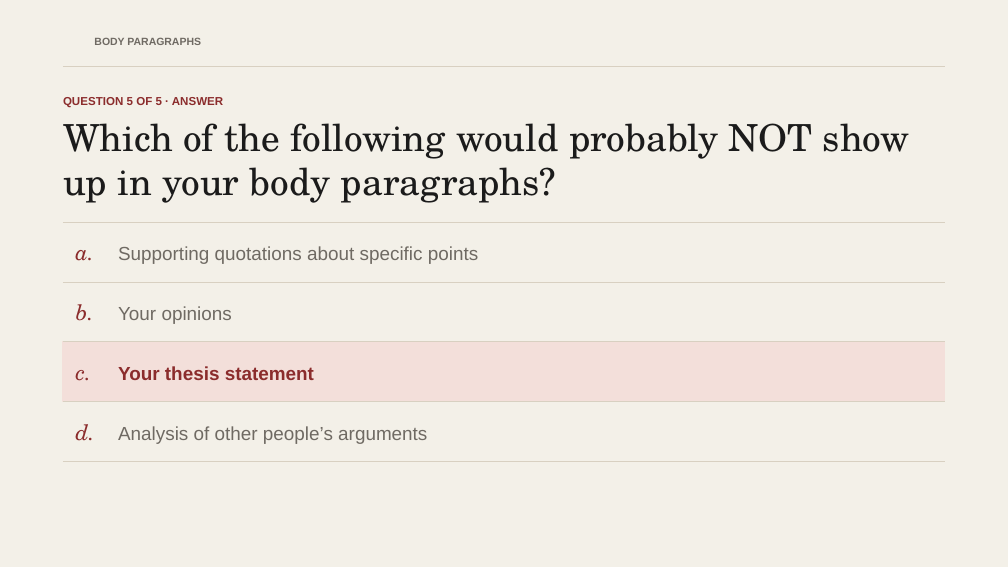
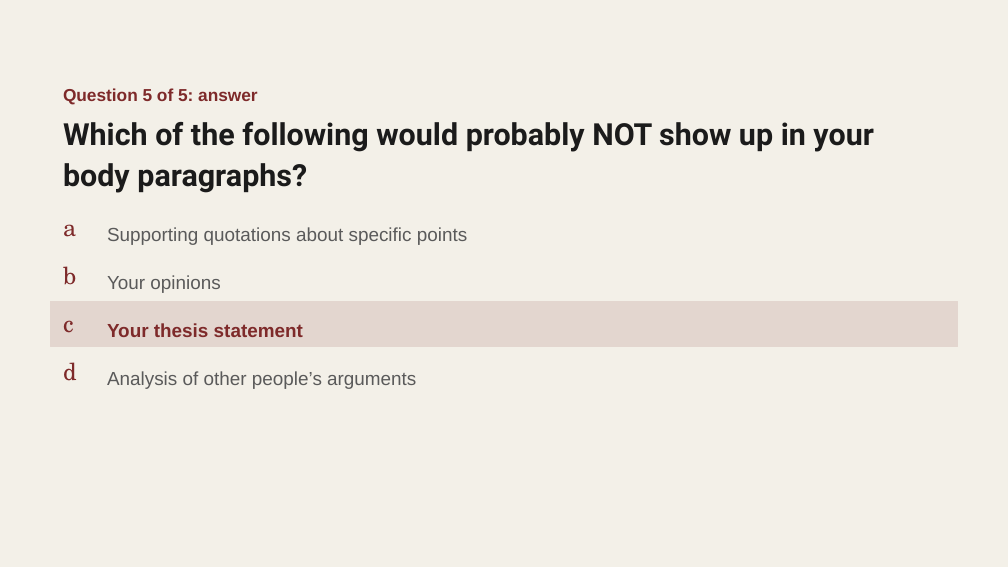
Before and after one commit to The-Connell-School/yawp, a slide deck: slide 13 of services/web-app/public/courses/thesis-driven-essay/05-body-paragraphs.pptx. Drawn at 1008x567 pixels with LibreOffice and Linux fonts; fonts in the diff are those of the drawing; background and template pictures are left out. Boxes give left, top, right and bottom in pixels: in the first picture for what was removed or moved away, otherwise in the second. Text is boxed around its words. In the diff, an @@ line names an element or a change of style, - is before the commit and + after.

```diff
--- a/services/web-app/public/courses/thesis-driven-essay/05-body-paragraphs.pptx
+++ b/services/web-app/public/courses/thesis-driven-essay/05-body-paragraphs.pptx
@@ text removed at (94,38,201,45) @@
-BODY PARAGRAPHS
@@ line removed from (63, 67) to (945, 67) @@
@@ text added at (63,88,258,105), 16.5 pt, text #7E2A2A, bold @@
+Question 5 of 5: answer
@@ text at (63,97,223,107): paragraph removed @@
-QUESTION 5 OF 5 · ANSWER
@@ text "Which of the following would ...": place and size @@
-text "Which of the following would ..." at (63,97,910,203)
+text "Which of the following would ..." at (63,122,873,193)
@@ text "Which of the following would ..." at (63,122,873,193): size 35.5 to 29 pt, font TeX Gyre Schola to Roboto, bold on; line spacing 1 to 1.1; less space between paragraphs; vertical alignment bottom to top @@
@@ text at (63,224,76,237): text changed; size 20.5 to 22.5 pt; text colour #8B2C2C to #7E2A2A; italic off @@
-a.
+a
@@ line removed from (63, 222) to (945, 222) @@
@@ text "Supporting quotations about specific points": place and size @@
-text "Supporting quotations about specific points" at (118,246,478,264)
+text "Supporting quotations about specific points" at (107,227,467,245)
@@ text at (63,266,76,285): text changed; size 20.5 to 22.5 pt; text colour #8B2C2C to #7E2A2A; italic off @@
-b.
+b
@@ text "Your opinions": place and size @@
-text "Your opinions" at (118,306,232,324)
+text "Your opinions" at (107,275,220,293)
@@ line removed from (63, 282) to (945, 282) @@
@@ rectangle: place and size @@
-rectangle at (63,342,945,402)
+rectangle at (51,302,958,346)
@@ rectangle at (51,302,958,346): fill #F3DFDA to #E3D6CF; outline #F3DFDA 1 pt to #E3D6CF 1 pt @@
@@ text at (63,320,73,333): text changed; size 20.5 to 22.5 pt; text colour #8B2C2C to #7E2A2A; italic off @@
-c.
+c
@@ text "Your thesis statement": place and size @@
-text "Your thesis statement" at (118,366,314,380)
+text "Your thesis statement" at (107,323,303,337)
@@ text "Your thesis statement" at (107,323,303,337): text colour #8B2C2C to #7E2A2A; line spacing 1.1 to 1.3; vertical alignment middle to top @@
@@ vertical alignment middle to top in 4 elements at (63,224,76,237), (63,266,76,285), (63,320,73,333), (63,362,77,381) @@
@@ line removed from (63, 342) to (945, 342) @@
@@ text at (63,362,77,381): text changed; size 20.5 to 22.5 pt; text colour #8B2C2C to #7E2A2A; italic off @@
-d.
+d
@@ text colour #6F6A63 to #5A5A5A; line spacing 1.1 to 1.3; vertical alignment middle to top in 3 elements at (107,227,467,245), (107,275,220,293), (107,371,416,389) @@
@@ text "Analysis of other people’s arguments": place and size @@
-text "Analysis of other people’s arguments" at (118,426,427,444)
+text "Analysis of other people’s arguments" at (107,371,416,389)
@@ line removed from (63, 402) to (945, 402) @@
@@ line removed from (63, 461) to (945, 461) @@
```
Also in this commit, not shown: 28 other slides changed, 10 other files.
